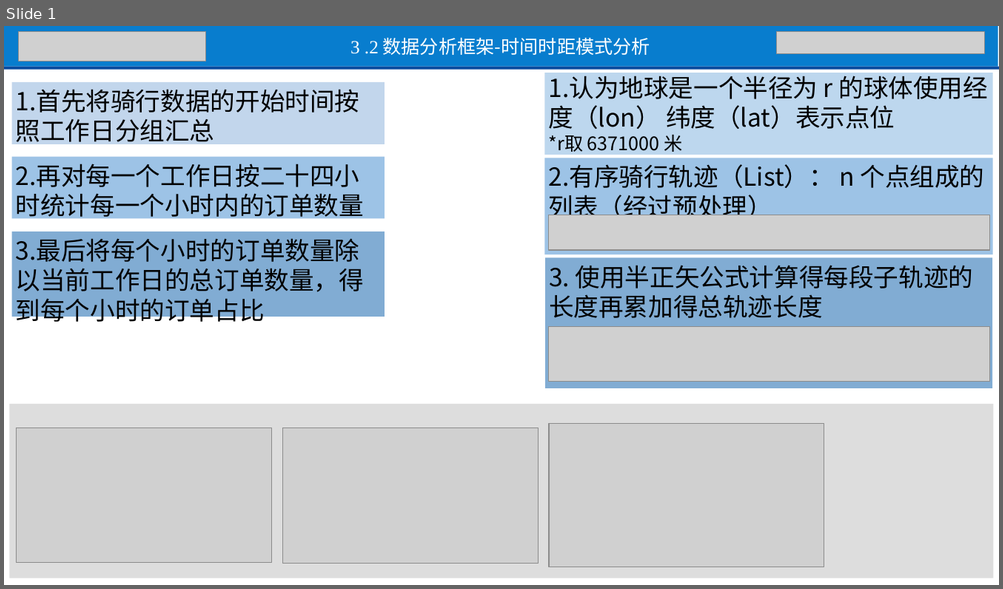
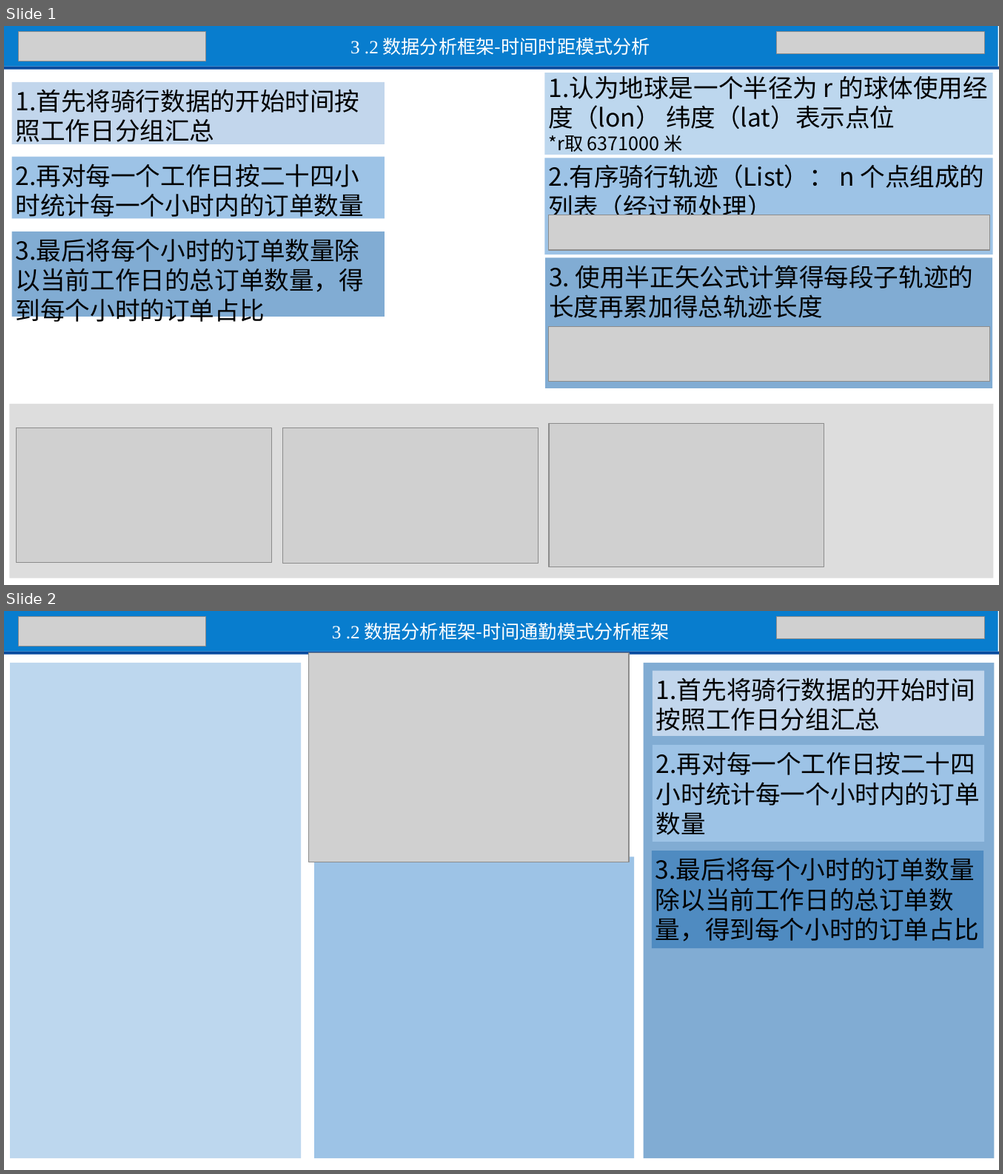
Before and after one commit to pzq123456/bike, a slide deck: PPT/答辩.pptx. Shown one above the other, each under a label of ours: slide 1 before the commit, slides 1 and 2 after it. The pictures are 1003x589 and 1003x1174 pixels, drawn with LibreOffice and Linux fonts; fonts in the diff are those of the drawing; grey boxes stand for pictures. Boxes give left, top, right and bottom in pixels: in the first picture for what was removed or moved away, otherwise in the second. Text is boxed around its words. In the diff, an @@ line names an element or a change of style, - is before the commit and + after.

Commit message:
123

```diff
--- a/PPT/答辩.pptx
+++ b/PPT/答辩.pptx
@@ slide 2 added at [4, 611, 999, 1170], background #FFFFFF @@
@@ group added at [4, 611, 999, 654]: 2 rectangles, 2 pictures, 1 text @@
+3 .2 数据分析框架-时间通勤模式分析框架
@@ picture added at [309, 652, 629, 862] @@
@@ rectangle added at [10, 663, 301, 1159], fill #BDD7EE @@
@@ rectangle added at [643, 663, 994, 1159], fill #2E75B6 at 60% opacity @@
@@ rectangle added at [652, 671, 984, 736], fill #C2D6EC, 24 pt, text #000000 @@
+1.首先将骑行数据的开始时间按照工作日分组汇总
@@ rectangle added at [652, 745, 984, 843], fill #9DC3E6, 24 pt, text #000000 @@
+2.再对每一个工作日按二十四小时统计每一个小时内的订单数量
@@ rectangle added at [652, 851, 984, 949], fill #2E75B6 at 60% opacity, 24 pt, text #000000 @@
+3.最后将每个小时的订单数量除以当前工作日的总订单数量，得到每个小时的订单占比
@@ rectangle added at [314, 857, 634, 1159], fill #9DC3E6 @@
```
